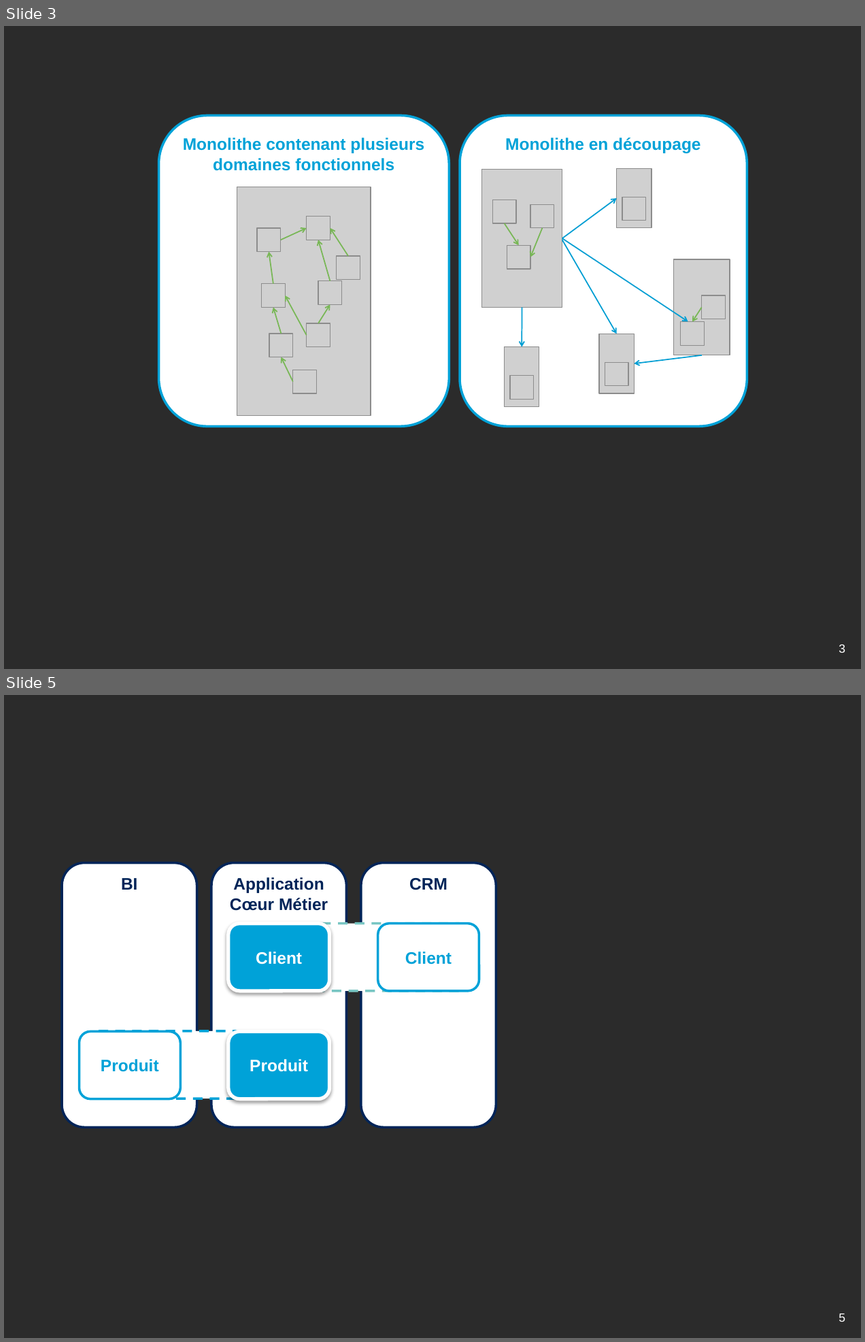
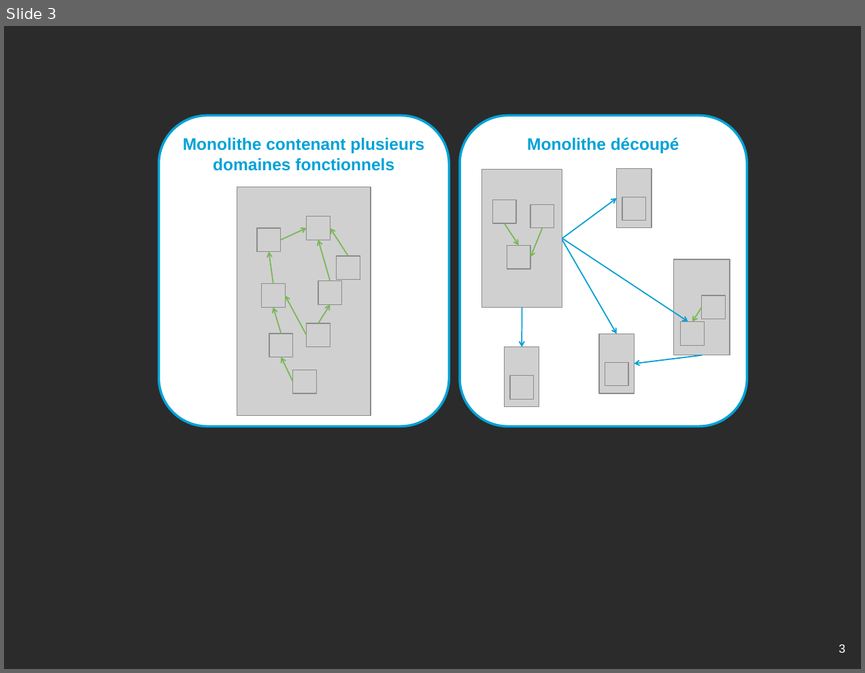
Before and after one commit to archiloque/blog, a slide deck: microservices/illus.pptx. Shown one above the other, each under a label of ours: slides 3 and 5 before the commit, slide 3 after it; the slides between them are not shown. The pictures are 865x1342 and 865x673 pixels, drawn with LibreOffice and Linux fonts; fonts in the diff are those of the drawing; grey boxes stand for pictures; background and template pictures are left out; a plain dark background stands for a picture behind light text. Boxes give left, top, right and bottom in pixels: in the first picture for what was removed or moved away, otherwise in the second. Text is boxed around its words. In the diff, an @@ line names an element or a change of style, - is before the commit and + after.

```diff
--- a/microservices/illus.pptx
+++ b/microservices/illus.pptx
@@ slide 5 removed at <box>4,695,861,1338</box>, background picture (left out); not listed: 1 template element that a slide beside it also shows @@
@@ rounded rectangle removed at <box>62,863,197,1127</box> @@
-BI
@@ rounded rectangle removed at <box>211,863,346,1127</box> @@
-Application Cœur Métier
@@ rounded rectangle removed at <box>361,863,496,1127</box> @@
-CRM
@@ rounded rectangle removed at <box>228,923,330,991</box> @@
-Client
@@ rounded rectangle removed at <box>244,923,470,991</box> @@
-Client
@@ rounded rectangle removed at <box>377,923,479,991</box> @@
-Client
@@ rounded rectangle removed at <box>79,1031,181,1098</box> @@
-Produit
@@ rounded rectangle removed at <box>88,1031,314,1098</box> @@
-Client
@@ rounded rectangle removed at <box>228,1031,330,1098</box> @@
-Produit
@@ slide 3 changed as well @@
@@ text in rounded rectangle at <box>527,138,679,153</box>: text changed @@
-Monolithe en découpage
+Monolithe découpé
```
Also in this commit, not shown: 2 other slides changed, 2 other slides removed.
